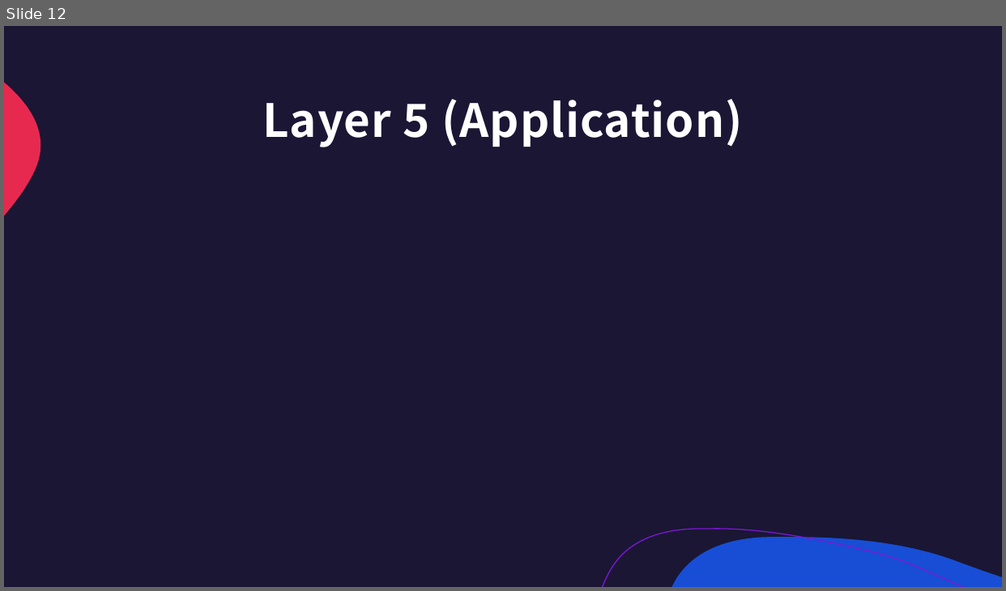
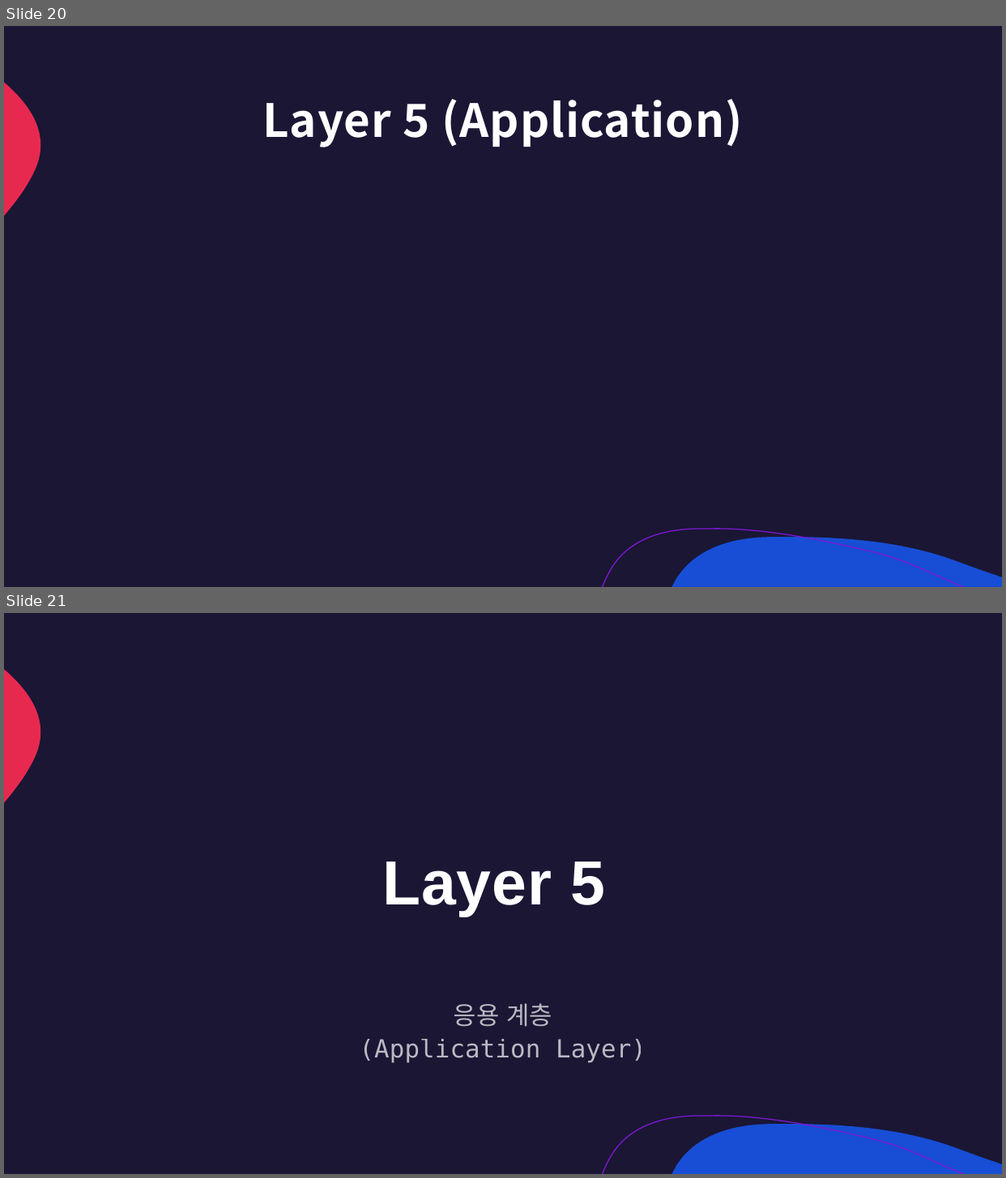
Before and after one commit to lumen4723/2024_network, a slide deck: 1.pptx. Shown one above the other, each under a label of ours: slide 12 before the commit, slides 20 and 21 after it. The pictures are 1006x591 and 1006x1178 pixels, drawn with LibreOffice and Linux fonts; fonts in the diff are those of the drawing. Boxes give left, top, right and bottom in pixels: in the first picture for what was removed or moved away, otherwise in the second. Text is boxed around its words. In the diff, an @@ line names an element or a change of style, - is before the commit and + after.

```diff
--- a/1.pptx
+++ b/1.pptx
@@ slide 21 added at bbox=[4, 613, 1002, 1174], background #1A1634; not listed: 3 template elements that a slide beside it also shows @@
@@ title added at bbox=[382, 862, 605, 917], 60 pt, text #FFFFFF, bold @@
+Layer 5
@@ subtitle added at bbox=[360, 1003, 646, 1063], 24 pt, text #FFFFFF at 70% opacity @@
+응용 계층
+(Application Layer)
@@ what was slide 12 is now slide 20 @@
```
Also in this commit, not shown: 1 slide changed, 25 other slides added, 1 slide removed, 2 other files.
